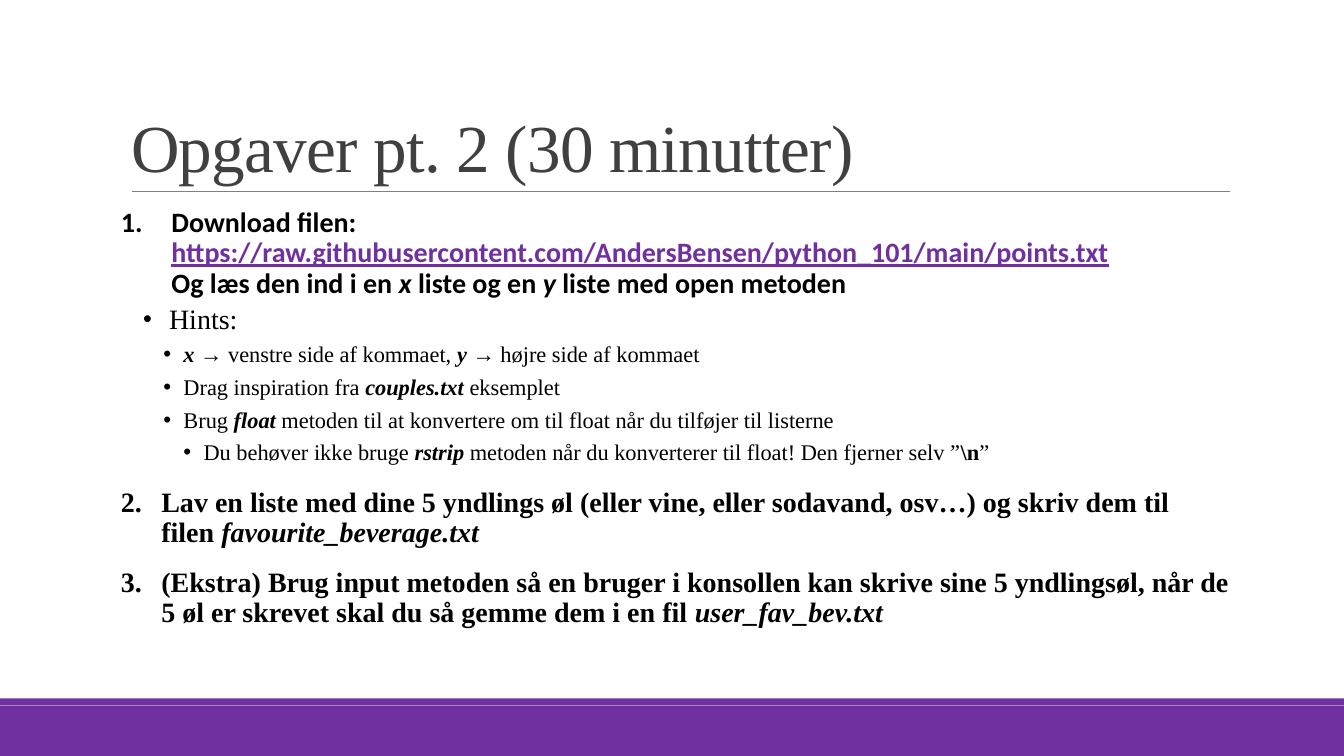
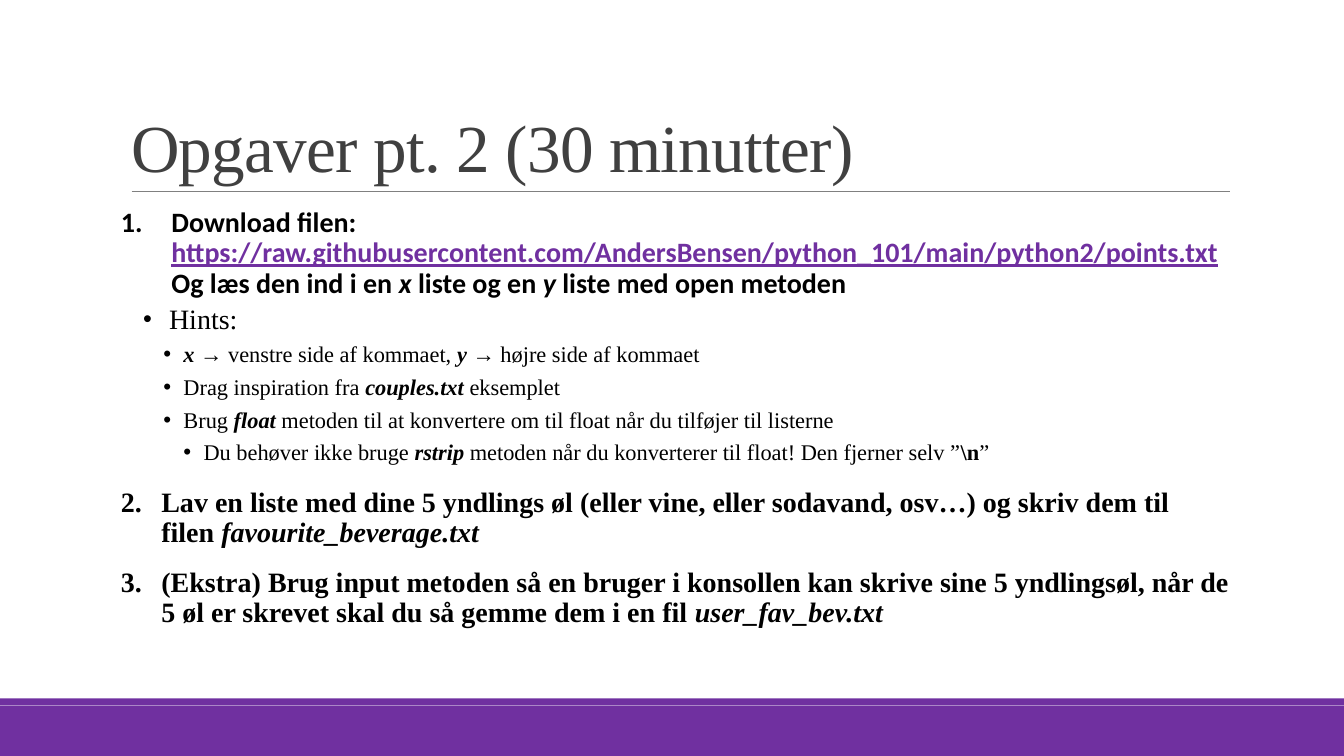
Before and after one commit to AndersBensen/python_101, a slide deck: slide 60 of python2/python2_ida_f22.pptx. Drawn at 1344x756 pixels with LibreOffice and Linux fonts; fonts in the diff are those of the drawing. Boxes give left, top, right and bottom in pixels: in the first picture for what was removed or moved away, otherwise in the second. Text is boxed around its words. In the diff, an @@ line names an element or a change of style, - is before the commit and + after.

```diff
--- a/python2/python2_ida_f22.pptx
+++ b/python2/python2_ida_f22.pptx
@@ text at (171,212,1217,298): text changed @@
-1. Download filen: https://raw.githubusercontent.com/AndersBensen/python_101/main/points.txt
-   Og læs den ind i en x liste og en y liste med open metoden
+1. Download filen: https://raw.githubusercontent.com/AndersBensen/python_101/main/python2/points.txt
+   Og læs den ind i en x liste og en y liste med open metoden
```
Also in this commit, not shown: 1 other slide changed, 1 other file.
